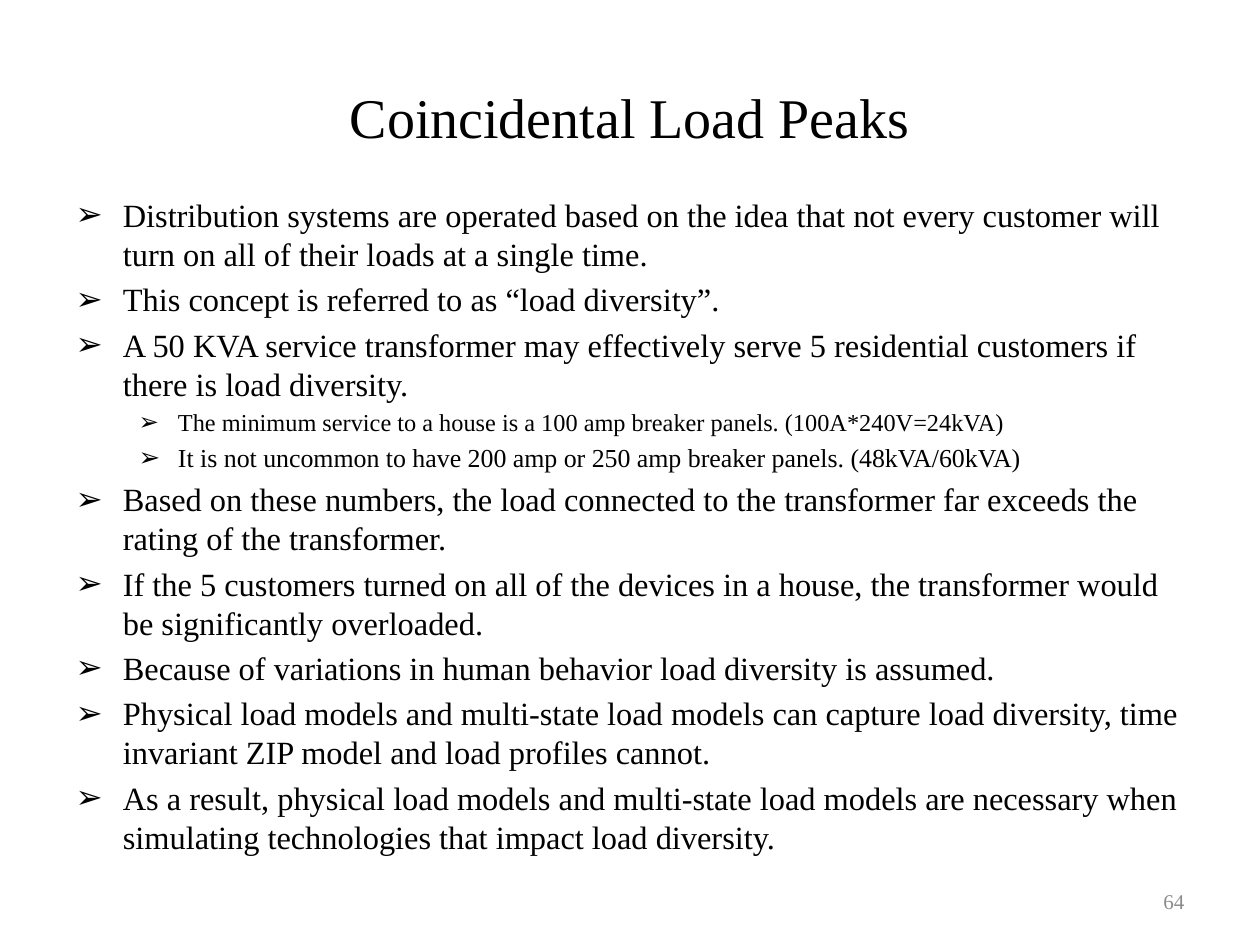
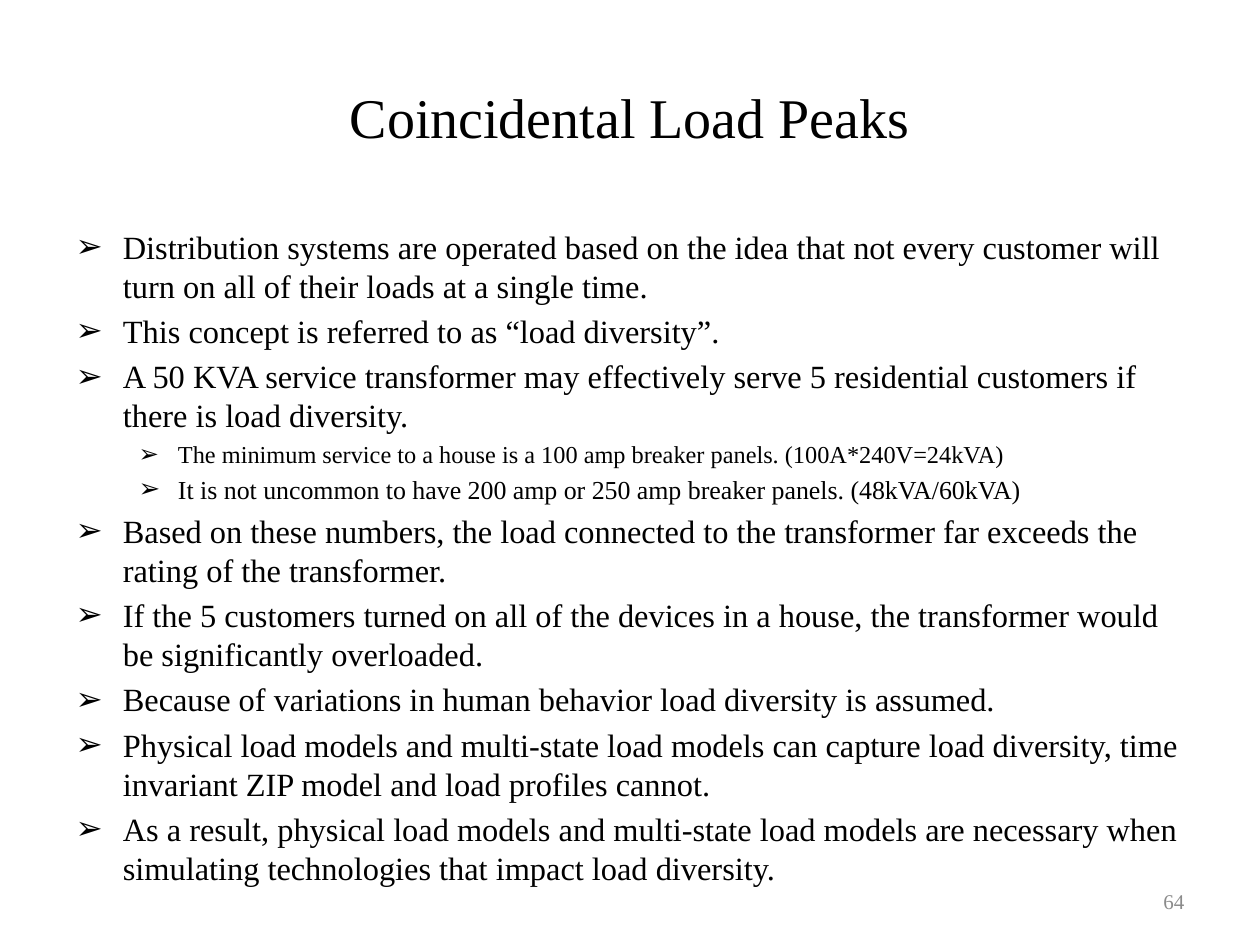
Before and after one commit to gridlab-d/course, a slide deck: slide 64 of University of Washington Class/Module 4 - Voltage control devices.pptx. Drawn at 1260x945 pixels with LibreOffice and Linux fonts; fonts in the diff are those of the drawing. Boxes give left, top, right and bottom in pixels: in the first picture for what was removed or moved away, otherwise in the second. Text is boxed around its words. In the diff, an @@ line names an element or a change of style, - is before the commit and + after.

```diff
--- a/University of Washington Class/Module 4 - Voltage control devices.pptx
+++ b/University of Washington Class/Module 4 - Voltage control devices.pptx
@@ text "Distribution systems are operated based ..." rewrapped from [123, 204, 1177, 855] to [123, 236, 1177, 848] @@
```
Also in this commit, not shown: 2 other slides changed, 3 other files.
